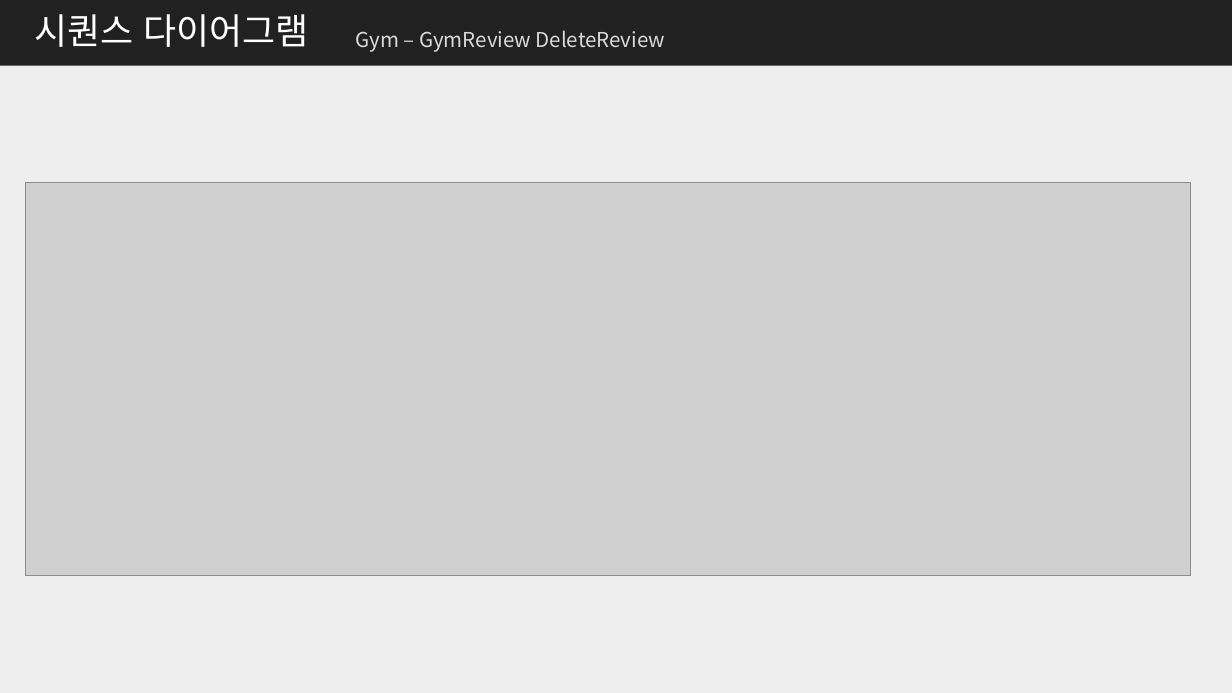
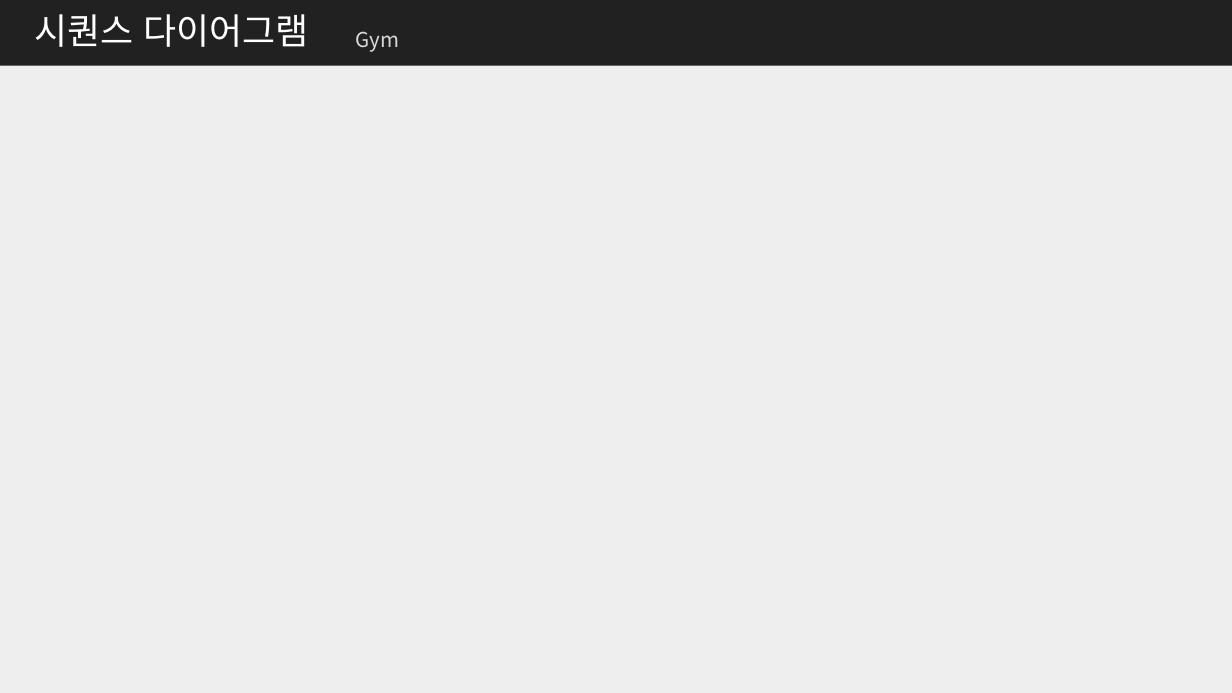
Before and after one commit to me0768/KHFinalProject, a slide deck: slide 25 of 보고서/클래스설계서_Final_Project.pptx (slide 30 before the commit). Drawn at 1232x693 pixels with LibreOffice and Linux fonts; fonts in the diff are those of the drawing; grey boxes stand for pictures. Boxes give left, top, right and bottom in pixels: in the first picture for what was removed or moved away, otherwise in the second. Text is boxed around its words. In the diff, an @@ line names an element or a change of style, - is before the commit and + after.

```diff
--- a/보고서/클래스설계서_Final_Project.pptx
+++ b/보고서/클래스설계서_Final_Project.pptx
@@ text at (355,31,399,52): text changed @@
-Gym – GymReview DeleteReview
+Gym
@@ picture removed at (25,182,1190,576) @@
```
Also in this commit, not shown: 14 other slides changed, 6 slides removed, 16 other files.
